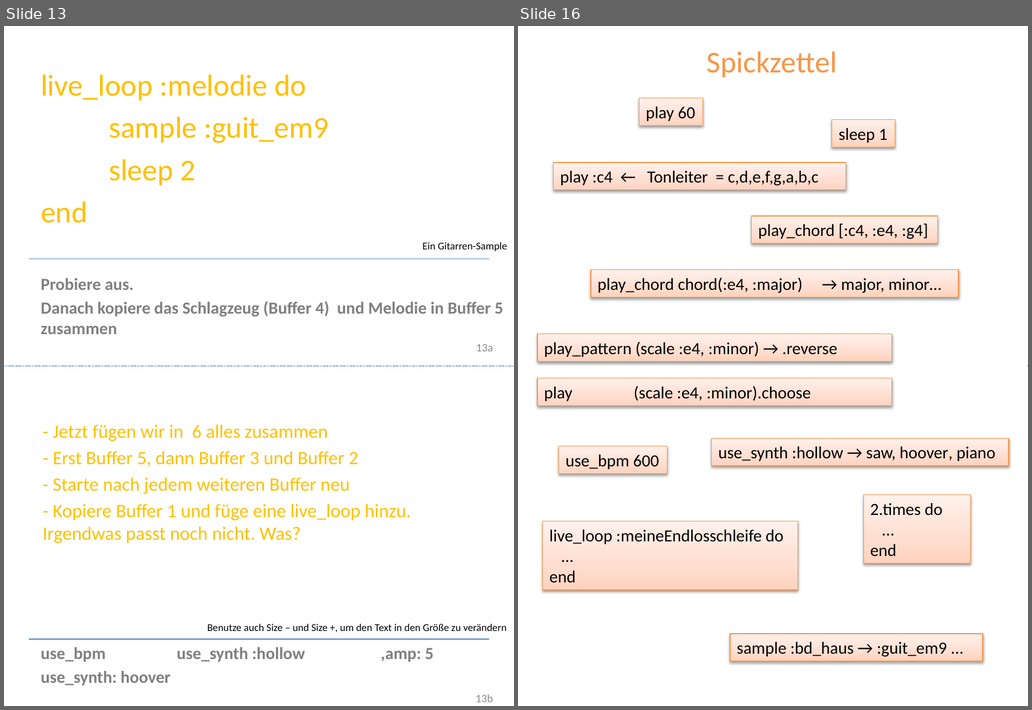
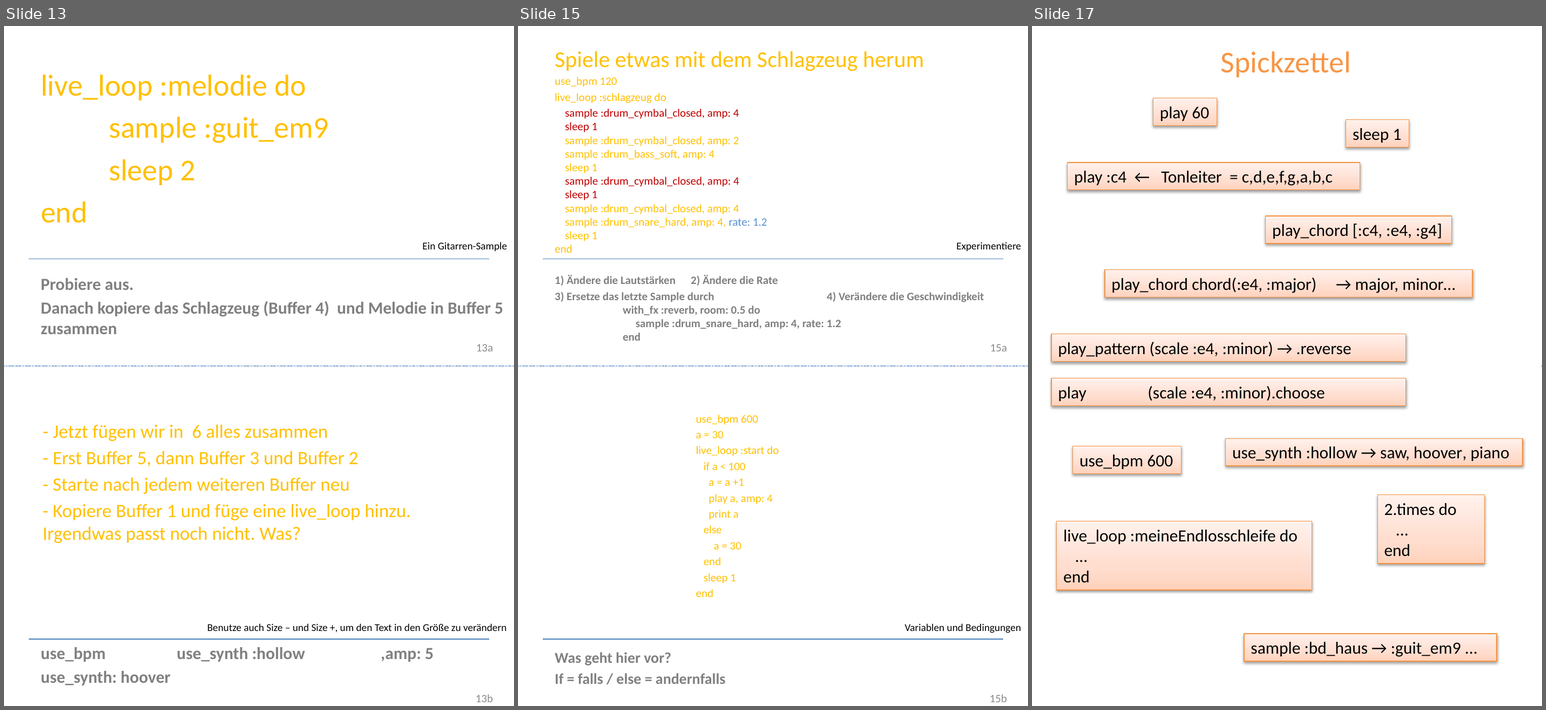
Before and after one commit to Devoxx4KidsDE/SonicPI, a slide deck: presentation/de/Sonic PI Workshop_de.pptx. Shown side by side, each under a label of ours: slides 13 and 16 before the commit, slides 13, 15 and 17 after it; the slides between them are not shown. The pictures are 1032x710 and 1546x710 pixels, drawn with LibreOffice and Linux fonts; fonts in the diff are those of the drawing; background and template pictures are left out. Boxes give left, top, right and bottom in pixels: in the first picture for what was removed or moved away, otherwise in the second. Text is boxed around its words. In the diff, an @@ line names an element or a change of style, - is before the commit and + after.

```diff
--- a/presentation/de/Sonic PI Workshop_de.pptx
+++ b/presentation/de/Sonic PI Workshop_de.pptx
@@ slide 15 added at <box>518,26,1028,706</box>, background #FFFFFF; not listed: 5 template elements that a slide beside it also shows @@
@@ text added at <box>555,51,924,253</box>, 12 pt, text #FFC000 @@
+Spiele etwas mit dem Schlagzeug herum
+use_bpm 120
+live_loop :schlagzeug do
+sample :drum_cymbal_closed, amp: 4
+sleep 1
+sample :drum_cymbal_closed, amp: 2
+sample :drum_bass_soft, amp: 4
+sleep 1
+sample :drum_cymbal_closed, amp: 4
+sleep 1
+sample :drum_cymbal_closed, amp: 4
+sample :drum_snare_hard, amp: 4, rate: 1.2
+sleep 1
+end
@@ text added at <box>956,242,1021,251</box>, 11 pt, text #000000 @@
+Experimentiere
@@ text added at <box>555,275,985,341</box>, 12 pt, text #808080, bold @@
+1) Ändere die Lautstärken 2) Ändere die Rate
+3) Ersetze das letzte Sample durch 4) Verändere die Geschwindigkeit
+with_fx :reverb, room: 0.5 do
+sample :drum_snare_hard, amp: 4, rate: 1.2
+end
@@ text added at <box>696,415,779,597</box>, 12 pt, text #FFC000 @@
+use_bpm 600
+a = 30
+live_loop :start do
+if a < 100
+a = a +1
+play a, amp: 4
+print a
+else
+a = 30
+end
+sleep 1
+end
@@ text added at <box>905,624,1021,634</box>, 11 pt, text #000000 @@
+Variablen und Bedingungen
@@ text added at <box>555,652,726,684</box>, 16 pt, text #808080, bold @@
+Was geht hier vor?
+If = falls / else = andernfalls
@@ what was slide 16 is now slide 17 @@
```
Also in this commit, not shown: 2 slides changed.
